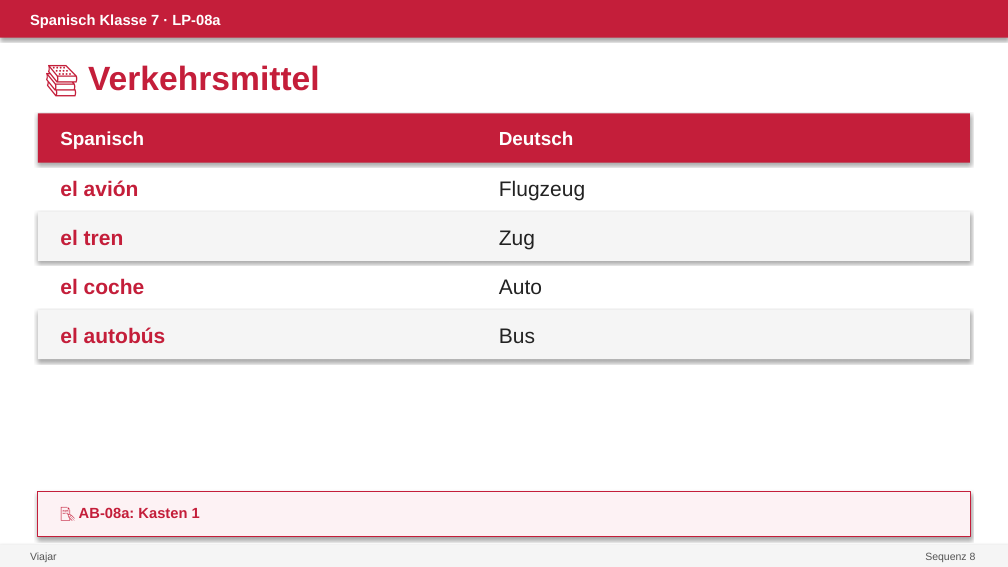
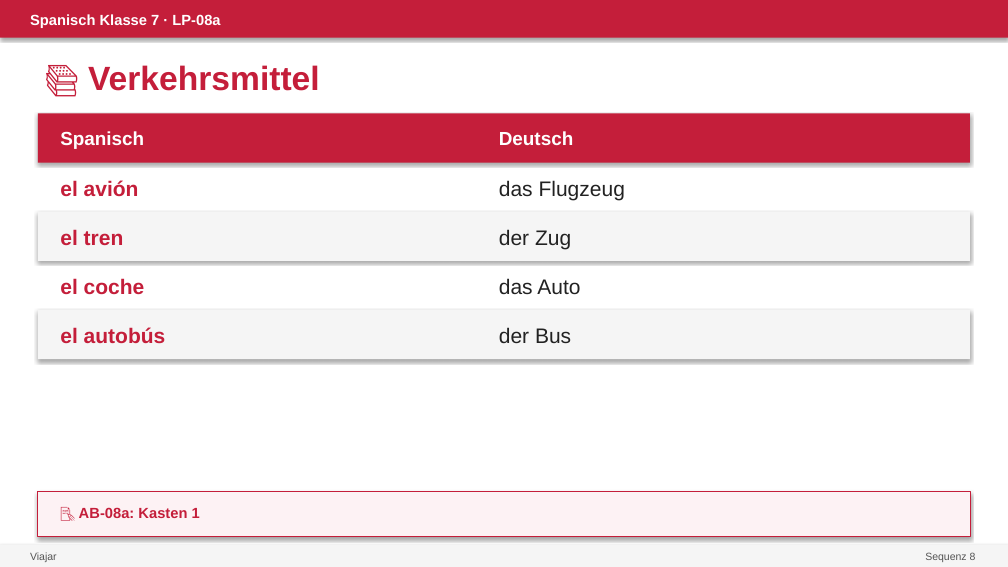
Before and after one commit to devbox42/sciencesim, a slide deck: slide 3 of projects/spanisch/kl07/sequenz-08-vacaciones/08a-viajar/PPT-08a.pptx (slide 2 before the commit). Drawn at 1008x567 pixels with LibreOffice and Linux fonts; fonts in the diff are those of the drawing. Boxes give left, top, right and bottom in pixels: in the first picture for what was removed or moved away, otherwise in the second. Text is boxed around its words. In the diff, an @@ line names an element or a change of style, - is before the commit and + after.

```diff
--- a/projects/spanisch/kl07/sequenz-08-vacaciones/08a-viajar/PPT-08a.pptx
+++ b/projects/spanisch/kl07/sequenz-08-vacaciones/08a-viajar/PPT-08a.pptx
@@ text at (x1=499, y1=180, x2=625, y2=200): text changed @@
-Flugzeug
+das Flugzeug
@@ text at (x1=499, y1=229, x2=571, y2=249): text changed @@
-Zug
+der Zug
@@ text at (x1=499, y1=278, x2=580, y2=295): text changed @@
-Auto
+das Auto
@@ text at (x1=499, y1=327, x2=571, y2=343): text changed @@
-Bus
+der Bus
```
Also in this commit, not shown: 2 other slides changed, 9 slides added, 32 other files.
